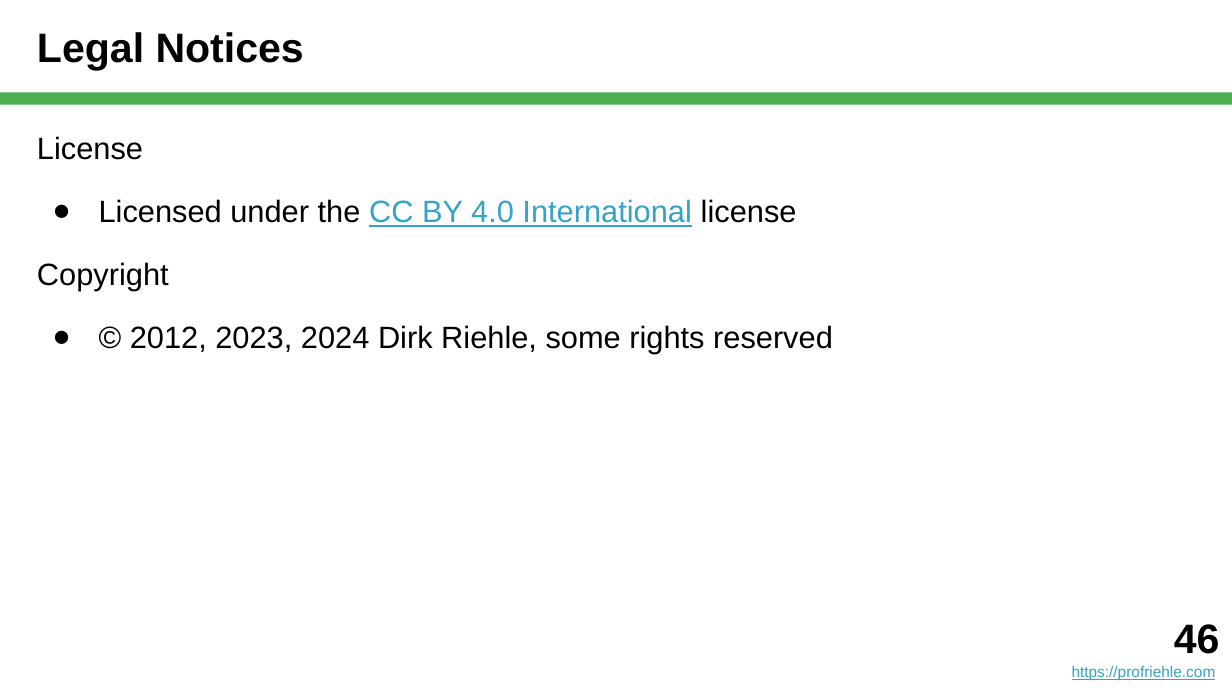
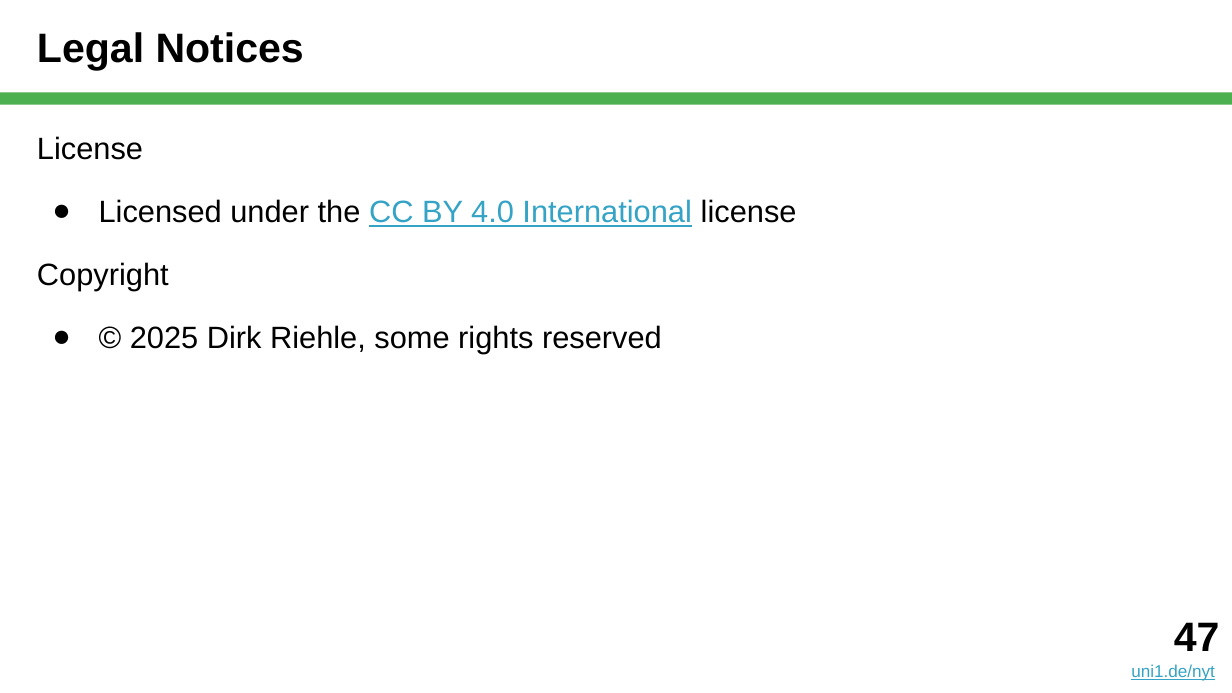
Before and after one commit to dirkriehle/nyt-course, a slide deck: slide 47 of Lecture slides/NYT B01 - What is Science.pptx (slide 46 before the commit). Drawn at 1232x693 pixels with LibreOffice and Linux fonts; fonts in the diff are those of the drawing. Boxes give left, top, right and bottom in pixels: in the first picture for what was removed or moved away, otherwise in the second. Text is boxed around its words. In the diff, an @@ line names an element or a change of style, - is before the commit and + after.

```diff
--- a/Lecture slides/NYT B01 - What is Science.pptx
+++ b/Lecture slides/NYT B01 - What is Science.pptx
@@ text at <box>130,325,662,354</box>: text changed @@
-● © 2012, 2023, 2024 Dirk Riehle, some rights reserved
+● © 2025 Dirk Riehle, some rights reserved
@@ text at <box>1131,622,1220,681</box>: text changed; size 9 to 10 pt @@
-46
-https://profriehle.com
+47
+uni1.de/nyt
```
Also in this commit, not shown: 15 other slides changed, 1 slide added, 27 other files.
